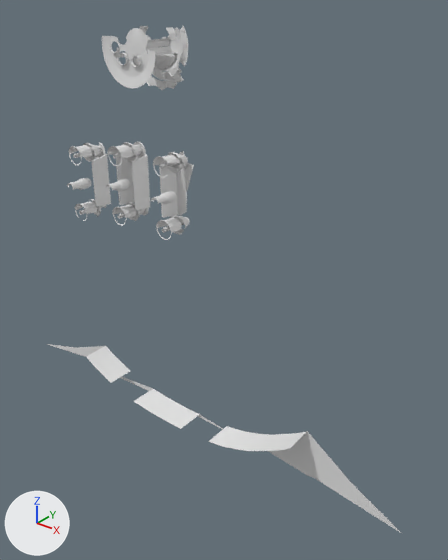
Two versions of the OBJ model RoyalFlush_1957/gameitems/Primitive.LM_GI_GI6_Parts.obj, one commit apart.
Both versions are drawn from a camera (50 mm lens) standing at (670.0, -665.0, -190.0) and looking at (82.0, 70.0, -646.0). Every picture has the same lights, and +X, +Y and +Z are marked at lower left. Where no turn or scale is listed for an object, it has been applied to the vertices. Vertices at the same position are counted once.

Script lines for the objects in view, before the commit:
```python
me_lm_gi_gi6_parts = bpy.data.meshes.new('LM_GI_GI6_Parts')
me_lm_gi_gi6_parts.from_pydata(...)  # 4586 vertices, 6480 faces; spans x -443.0..452.0, y -24.0..87.0, z -965.0..-252.0
ob_lm_gi_gi6_parts = bpy.data.objects.new('LM_GI_GI6_Parts', me_lm_gi_gi6_parts)
ob_lm_gi_gi6_parts.location = (0.0, 0.0, 0.0)
```
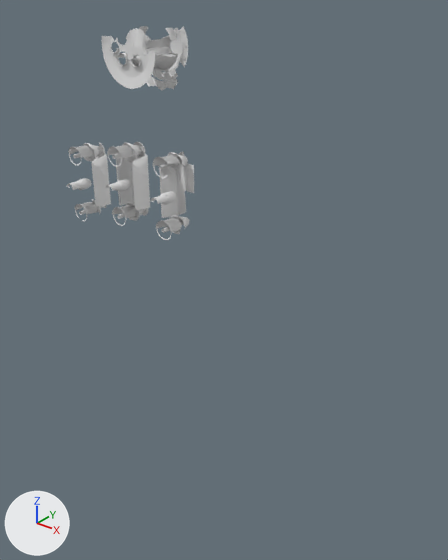
Location of each change, (x1, y1, x2, y2) in pixels of the pictures (448 x 560 px; the box of a moved part takes in the faces that stretch with it):
'LM_GI_GI6_Parts', reshaped (64% narrower, 58% shorter): before (47, 26, 401, 533); after (67, 26, 194, 240)
part 1 of me_lm_gi_gi6_parts, deleted: before (208, 426, 401, 533)
part 2 of me_lm_gi_gi6_parts, deleted: before (47, 344, 130, 383)
part 3 of me_lm_gi_gi6_parts, deleted: before (120, 377, 223, 429)
part 4 of me_lm_gi_gi6_parts, moved or reshaped: before (67, 142, 190, 235); after (67, 142, 194, 234)
part 5 of me_lm_gi_gi6_parts, moved or reshaped: before (102, 26, 188, 88); after (102, 27, 188, 89)

The change, as a list of edits to the scene's bpy script:
```text
Change me_lm_gi_gi6_parts:
    used by ob_lm_gi_gi6_parts; location = (0.0, 0.0, 0.0)
    remove me_lm_gi_gi6_parts.from_pydata(...)  # 4586 vertices, 6480 faces; spans x -443.0..452.0, y -24.0..87.0, z -965.0..-252.0
    add me_lm_gi_gi6_parts.from_pydata(...)  # 5215 vertices, 7606 faces; spans x -207.0..34.0, y -24.0..88.0, z -582.0..-252.0
    me_lm_gi_gi6_parts part 1: the loose piece of 33 vertices spanning x 104.0..452.0, y -3.0..51.0, z -964.0..-856.0 is deleted
    me_lm_gi_gi6_parts part 2: the loose piece of 15 vertices spanning x -443.0..-149.0, y -3.0..51.0, z -965.0..-883.0 is deleted
    me_lm_gi_gi6_parts part 3: the loose piece of 13 vertices spanning x -239.0..121.0, y -3.0..51.0, z -951.0..-932.0 is deleted
    me_lm_gi_gi6_parts part 4: 253 vertices moved from x -203.0..28.0, y -24.0..54.0, z -573.0..-436.0 to x -203.0..24.0, y -24.0..54.0, z -573.0..-434.0; 1473 vertices removed from x -204.0..31.0, y -24.0..56.0, z -582.0..-431.0; 2105 vertices added at x -207.0..34.0, y -24.0..55.0, z -577.0..-431.0
    me_lm_gi_gi6_parts part 5: 5 vertices moved from x -89.0..-47.0, y 2.0..78.0, z -318.0..-274.0 to x -89.0..-40.0, y 2.0..77.0, z -319.0..-274.0; 113 vertices removed from x -102.0..8.0, y -3.0..78.0, z -333.0..-255.0; 131 vertices added at x -102.0..7.0, y -3.0..77.0, z -334.0..-256.0
```
